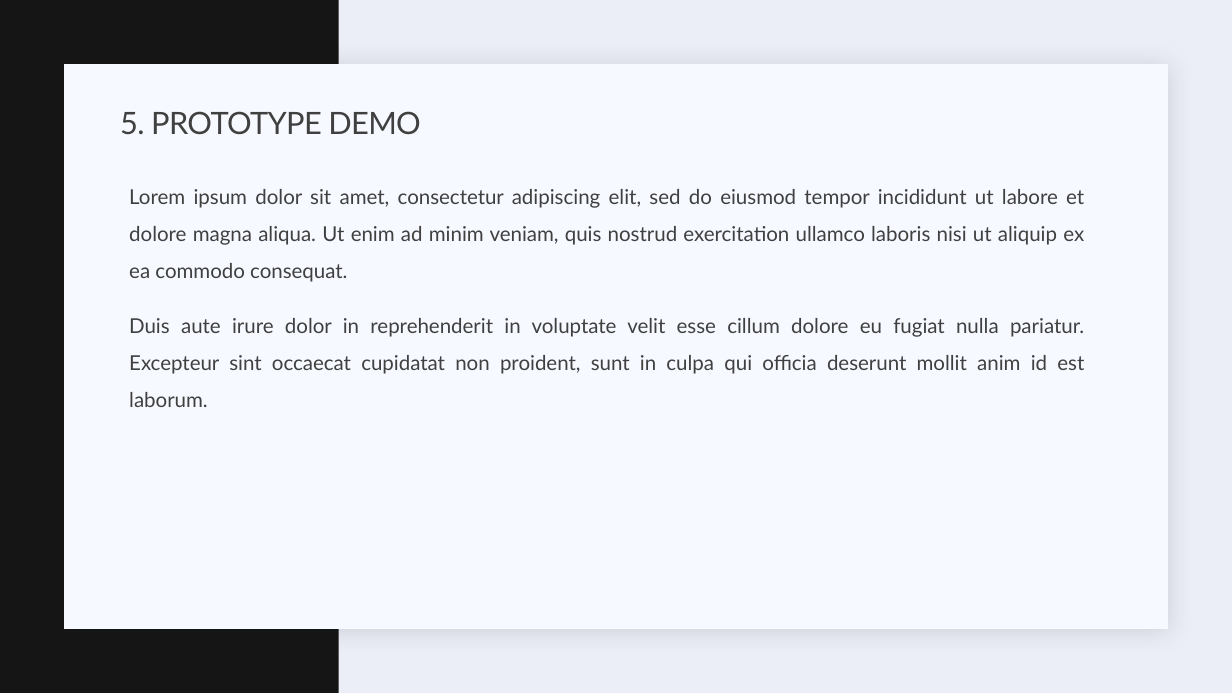
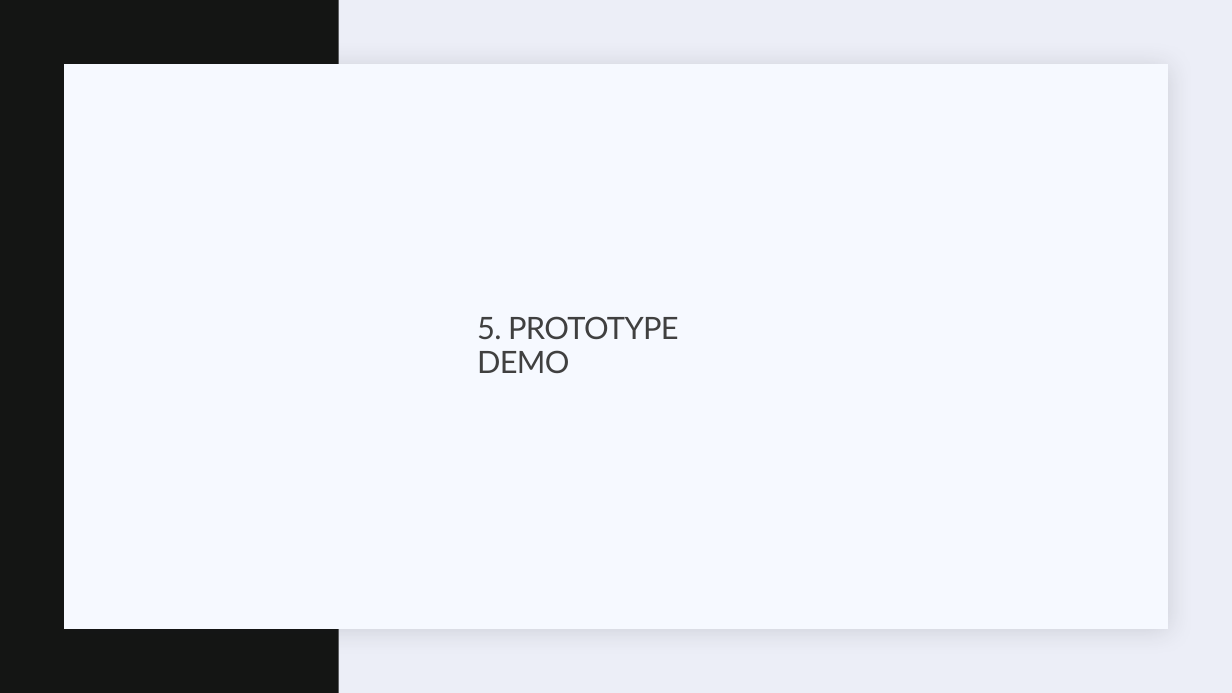
Before and after one commit to nazhimkalam/gensum, a slide deck: slide 7 of PSPD/presentation/PSPD-PP.pptx. Drawn at 1232x693 pixels with LibreOffice and Linux fonts; fonts in the diff are those of the drawing. Boxes give left, top, right and bottom in pixels: in the first picture for what was removed or moved away, otherwise in the second. Text is boxed around its words. In the diff, an @@ line names an element or a change of style, - is before the commit and + after.

```diff
--- a/PSPD/presentation/PSPD-PP.pptx
+++ b/PSPD/presentation/PSPD-PP.pptx
@@ text removed at (129, 189, 1084, 407) @@
-  Lorem ipsum dolor sit amet, consectetur adipiscing elit, sed do eiusmod tempor incididunt ut labore et dolore magna aliqua. Ut enim ad minim veniam, quis nostrud exercitation ullamco laboris nisi ut aliquip ex ea commodo consequat.
-  Duis aute irure dolor in reprehenderit in voluptate velit esse cillum dolore eu fugiat nulla pariatur. Excepteur sint occaecat cupidatat non proident, sunt in culpa qui officia deserunt mollit anim id est laborum.
@@ title "5. PROTOTYPE DEMO" rewrapped from (120, 111, 420, 135) to (477, 316, 679, 373) @@
```
Also in this commit, not shown: 6 other slides changed, 11 other files.
